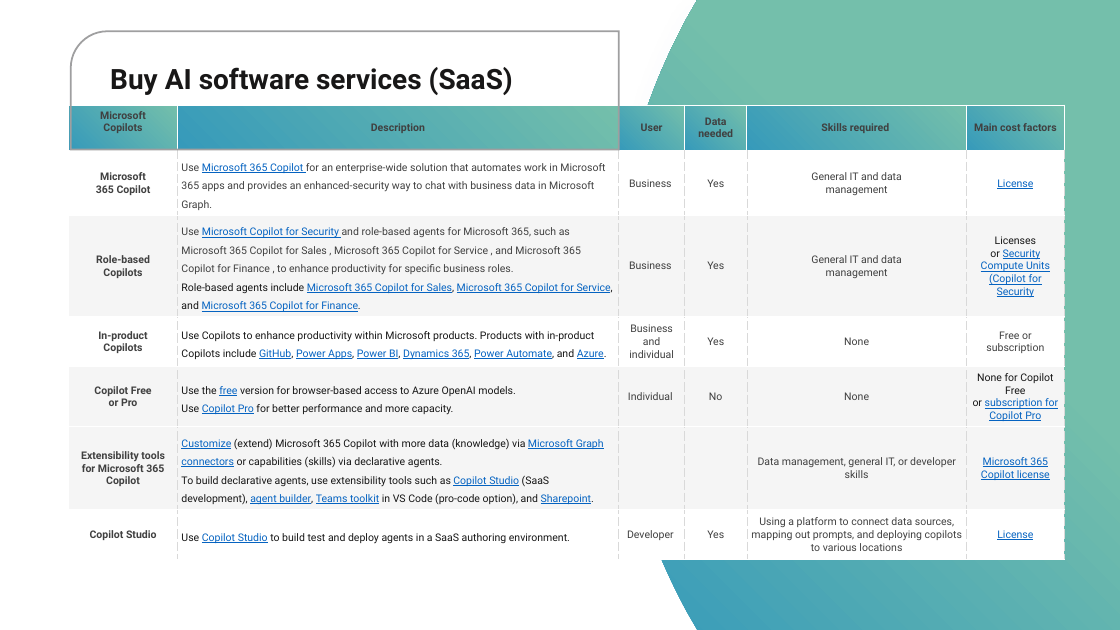
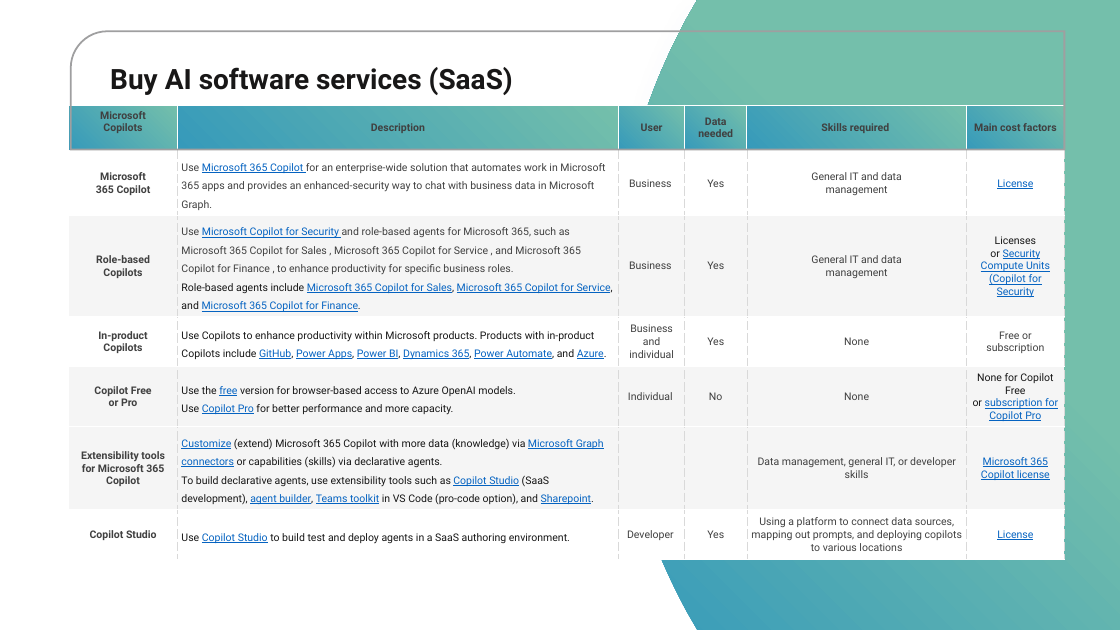
Before and after one commit to hzmarrou/AI-strategy-workshop, a slide deck: slide 14 of AIStrategyAzure-GU.pptx (slide 12 before the commit). Drawn at 1120x630 pixels with LibreOffice and Linux fonts; fonts in the diff are those of the drawing. Boxes give left, top, right and bottom in pixels: in the first picture for what was removed or moved away, otherwise in the second. Text is boxed around its words. In the diff, an @@ line names an element or a change of style, - is before the commit and + after.

```diff
--- a/AIStrategyAzure-GU.pptx
+++ b/AIStrategyAzure-GU.pptx
@@ round rect resized from (x1=71, y1=31, x2=618, y2=150) to (x1=71, y1=31, x2=1065, y2=150) @@
```
Also in this commit, not shown: 11 other slides changed, 5 slides added, 1 other file.
